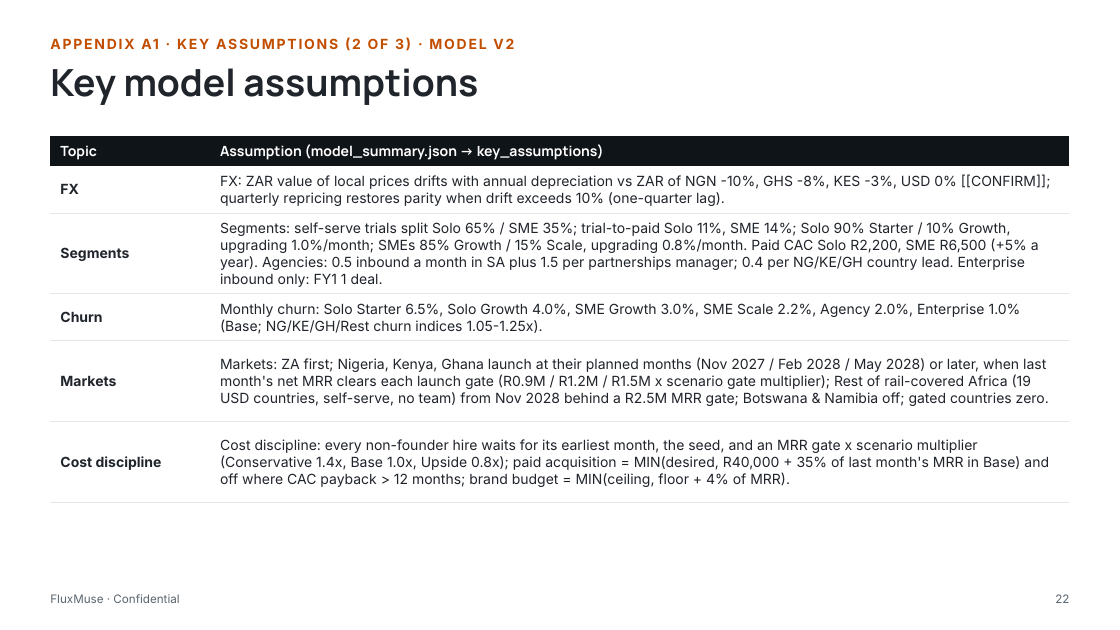
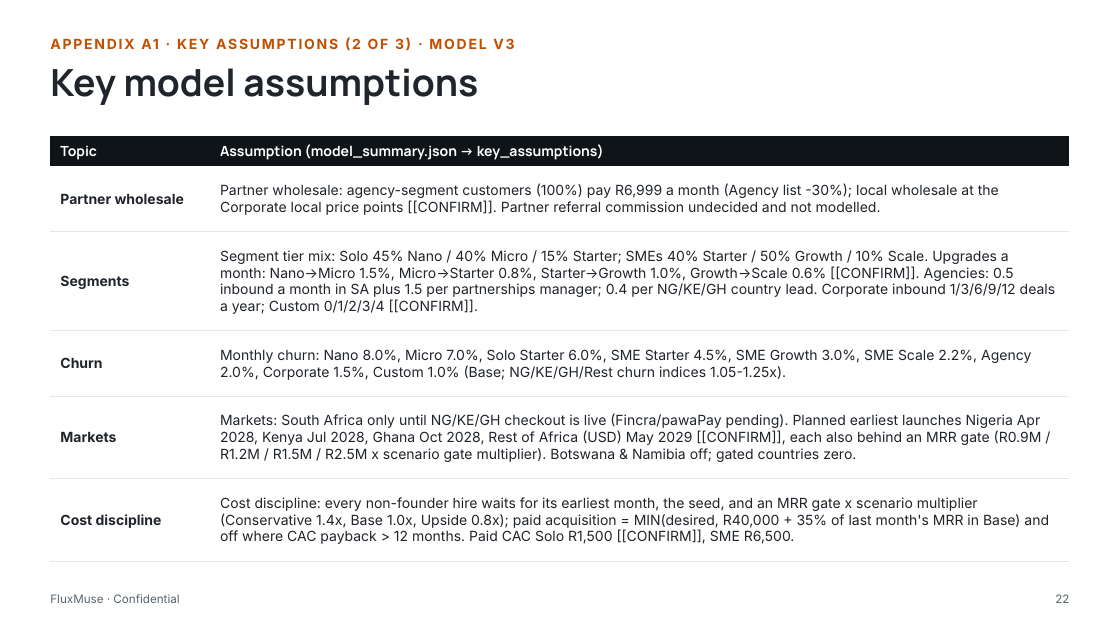
Before and after one commit to embizo/fluxmuse, a slide deck: slide 22 of docs/go-to-market/04_Investor_Pitch_Deck/FluxMuse_Investor_Pitch_Deck.pptx. Drawn at 1120x630 pixels with LibreOffice and Linux fonts; fonts in the diff are those of the drawing. Boxes give left, top, right and bottom in pixels: in the first picture for what was removed or moved away, otherwise in the second. Text is boxed around its words. In the diff, an @@ line names an element or a change of style, - is before the commit and + after.

```diff
--- a/docs/go-to-market/04_Investor_Pitch_Deck/FluxMuse_Investor_Pitch_Deck.pptx
+++ b/docs/go-to-market/04_Investor_Pitch_Deck/FluxMuse_Investor_Pitch_Deck.pptx
@@ table at <box>50,136,1070,561</box> @@
-row 2, column 1: FX
+row 2, column 1: Partner wholesale
-row 2, column 2: FX: ZAR value of local prices drifts with annual depreciation vs ZAR of NGN -10%, GHS -8%, KES -3%, USD 0% [[CONFIRM]]; quarterly repricing restores parity when drift exceeds 10% (one-quarter lag).
+row 2, column 2: Partner wholesale: agency-segment customers (100%) pay R6,999 a month (Agency list -30%); local wholesale at the Corporate local price points [[CONFIRM]]. Partner referral commission undecided and not modelled.
-row 3, column 2: Segments: self-serve trials split Solo 65% / SME 35%; trial-to-paid Solo 11%, SME 14%; Solo 90% Starter / 10% Growth, upgrading 1.0%/month; SMEs 85% Growth / 15% Scale, upgrading 0.8%/month. Paid CAC Solo R2,200, SME R6,500 (+5% a year). Agencies: 0.5 inbound a month in SA plus 1.5 per partnerships manager; 0.4 per NG/KE/GH country lead. Enterprise inbound only: FY1 1 deal.
+row 3, column 2: Segment tier mix: Solo 45% Nano / 40% Micro / 15% Starter; SMEs 40% Starter / 50% Growth / 10% Scale. Upgrades a month: Nano->Micro 1.5%, Micro->Starter 0.8%, Starter->Growth 1.0%, Growth->Scale 0.6% [[CONFIRM]]. Agencies: 0.5 inbound a month in SA plus 1.5 per partnerships manager; 0.4 per NG/KE/GH country lead. Corporate inbound 1/3/6/9/12 deals a year; Custom 0/1/2/3/4 [[CONFIRM]].
-row 4, column 2: Monthly churn: Solo Starter 6.5%, Solo Growth 4.0%, SME Growth 3.0%, SME Scale 2.2%, Agency 2.0%, Enterprise 1.0% (Base; NG/KE/GH/Rest churn indices 1.05-1.25x).
+row 4, column 2: Monthly churn: Nano 8.0%, Micro 7.0%, Solo Starter 6.0%, SME Starter 4.5%, SME Growth 3.0%, SME Scale 2.2%, Agency 2.0%, Corporate 1.5%, Custom 1.0% (Base; NG/KE/GH/Rest churn indices 1.05-1.25x).
-row 5, column 2: Markets: ZA first; Nigeria, Kenya, Ghana launch at their planned months (Nov 2027 / Feb 2028 / May 2028) or later, when last month's net MRR clears each launch gate (R0.9M / R1.2M / R1.5M x scenario gate multiplier); Rest of rail-covered Africa (19 USD countries, self-serve, no team) from Nov 2028 behind a R2.5M MRR gate; Botswana & Namibia off; gated countries zero.
+row 5, column 2: Markets: South Africa only until NG/KE/GH checkout is live (Fincra/pawaPay pending). Planned earliest launches Nigeria Apr 2028, Kenya Jul 2028, Ghana Oct 2028, Rest of Africa (USD) May 2029 [[CONFIRM]], each also behind an MRR gate (R0.9M / R1.2M / R1.5M / R2.5M x scenario gate multiplier). Botswana & Namibia off; gated countries zero.
-row 6, column 2: Cost discipline: every non-founder hire waits for its earliest month, the seed, and an MRR gate x scenario multiplier (Conservative 1.4x, Base 1.0x, Upside 0.8x); paid acquisition = MIN(desired, R40,000 + 35% of last month's MRR in Base) and off where CAC payback > 12 months; brand budget = MIN(ceiling, floor + 4% of MRR).
+row 6, column 2: Cost discipline: every non-founder hire waits for its earliest month, the seed, and an MRR gate x scenario multiplier (Conservative 1.4x, Base 1.0x, Upside 0.8x); paid acquisition = MIN(desired, R40,000 + 35% of last month's MRR in Base) and off where CAC payback > 12 months. Paid CAC Solo R1,500 [[CONFIRM]], SME R6,500.
```
Also in this commit, not shown: 29 other slides changed, 15 other files.
